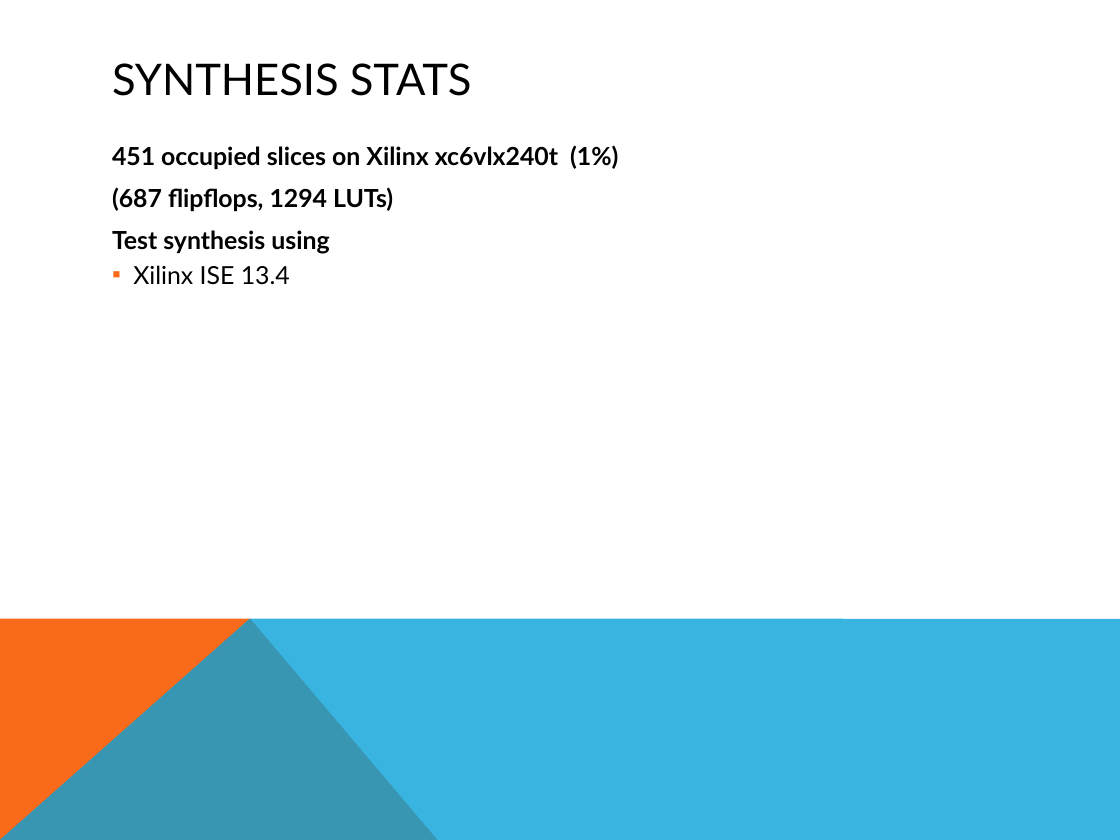
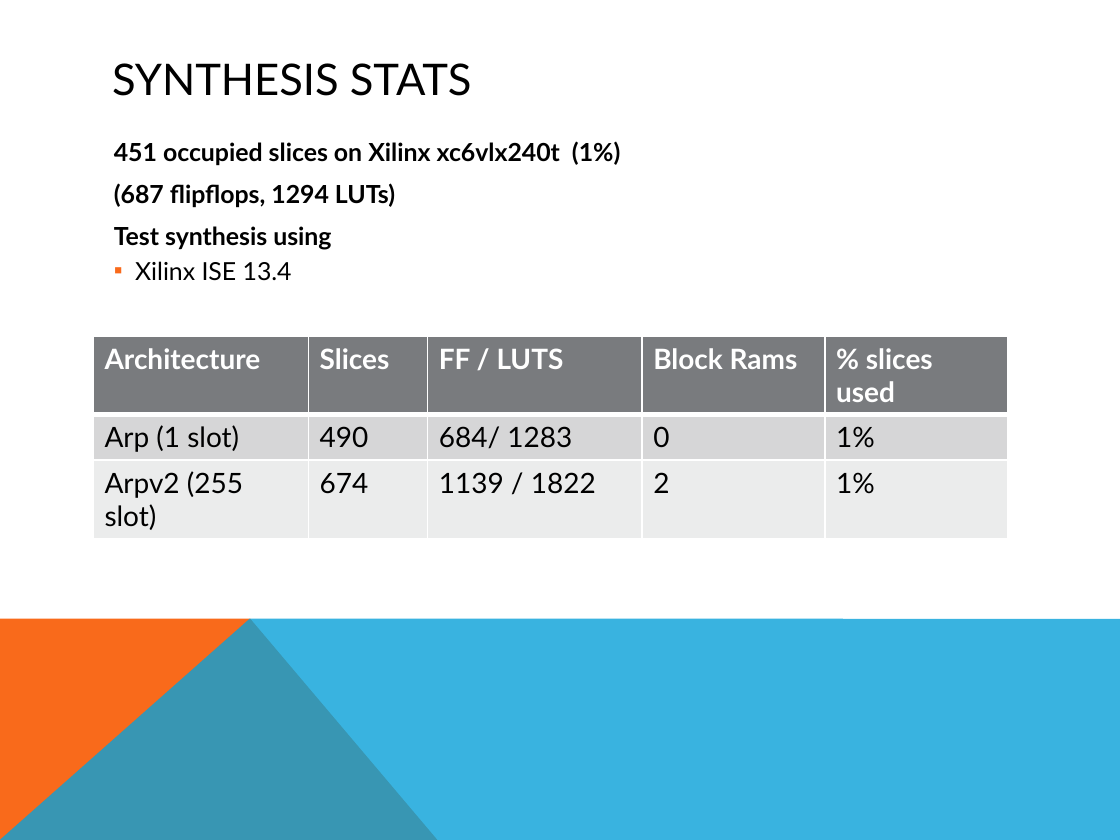
Before and after one commit to rsarwar87/udp_ip_core, a slide deck: slide 12 of doc/src/UDP_IP_Stack.pptx (slide 10 before the commit). Drawn at 1120x840 pixels with LibreOffice and Linux fonts; fonts in the diff are those of the drawing. Boxes give left, top, right and bottom in pixels: in the first picture for what was removed or moved away, otherwise in the second. Text is boxed around its words. In the diff, an @@ line names an element or a change of style, - is before the commit and + after.

Commit message:
Committed changes, adding ARPV2 with multislot ARP cache

```diff
--- a/doc/src/UDP_IP_Stack.pptx
+++ b/doc/src/UDP_IP_Stack.pptx
@@ text "451 occupied slices on Xilinx ..." moved from (x1=112, y1=145, x2=618, y2=285) to (x1=114, y1=141, x2=620, y2=281) @@
@@ table added at (x1=93, y1=336, x2=1006, y2=534), 3 rows, 5 columns @@
+Architecture | Slices | FF / LUTS | Block Rams | % slices used
+Arp (1 slot) | 490 | 684/ 1283 | 0 | 1%
+Arpv2 (255 slot) | 674 | 1139 / 1822 | 2 | 1%
```
Also in this commit, not shown: 6 other slides changed, 3 slides added, 21 other files.
